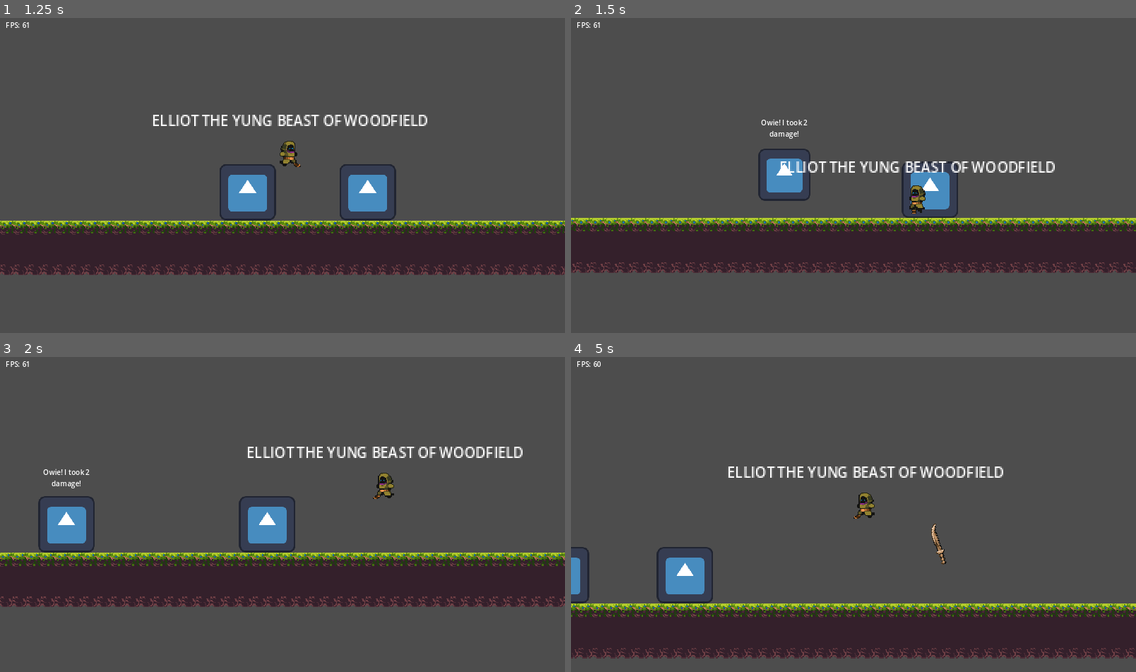
Above: before the commit, frames 1-4 (two rows, left to right).
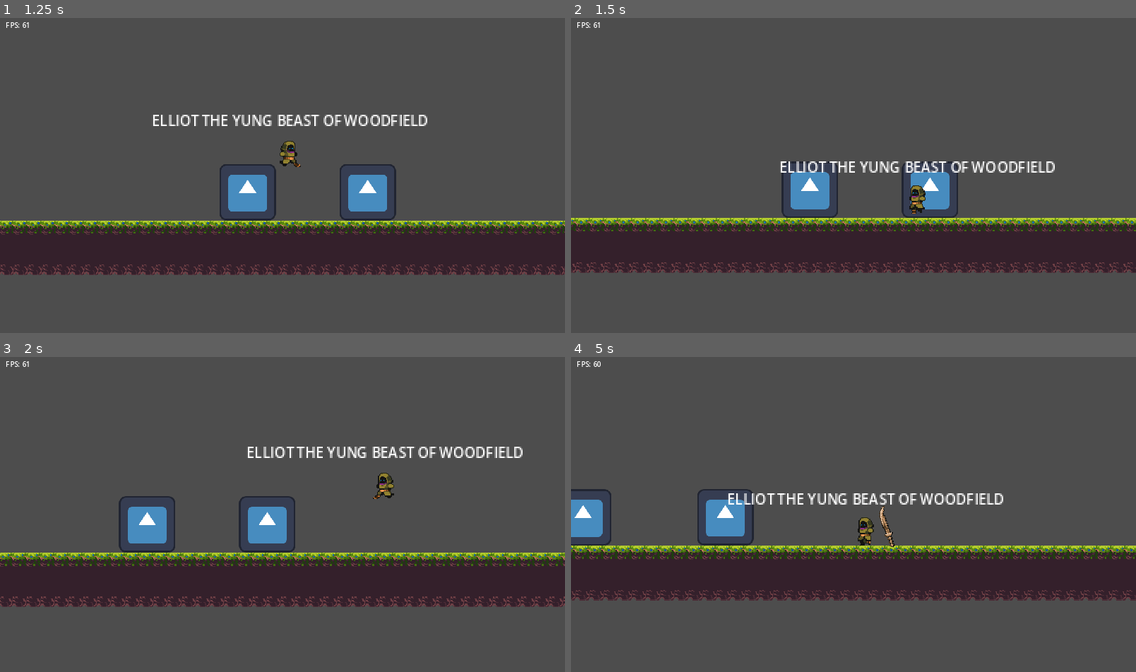
Above: after the commit, the same moments.

Repository: humding3r/BodyBlade
Game: Godot game, scene res://main.tscn
Same seed, same stepped clock (60 frames per second), same inputs: the game is played once before the commit and once after it. The engine's default icon, where the game draws it, is replaced by a stand-in: a white triangle on a blue panel in a dark square.
Inputs (mouse positions are in pixels of both pictures, inside the frame that each line leads up to):
- Up to frame 1 (1.25 s): tap Enter at 0.5 s; move the mouse to (406, 159) at 0.52 s; press the mouse at (406, 159) at 0.53 s; hold D (move_right) from 0.53 s (still down); tap Space (jump) at 0.77 s
- Up to frame 2 (1.5 s): keep holding D (move_right); move the mouse to (740, 191) at 1.27 s; release the mouse at (740, 191) at 1.28 s; click (740, 191) at 1.35 s
- Up to frame 3 (2 s): keep holding D (move_right); tap Space (jump) at 1.52 s
- Up to frame 4 (5 s): move the mouse to (910, 442) at 2.02 s; release D (move_right) at 2.03 s; press the mouse at (910, 442) at 2.03 s; hold A (move_left) 2.03-2.78 s; right-click (910, 442) at 2.1 s; move the mouse to (825, 577) at 2.77 s; release the mouse at (825, 577) at 2.78 s; hold D (move_right) 2.78-4.28 s; click (825, 577) at 2.85 s; tap Space (jump) at 3.02, 3.77, 4.52 s; move the mouse to (1023, 561) at 3.52 s; press the mouse at (1023, 561) at 3.53 s; move the mouse to (684, 464) at 4.27 s; release the mouse at (684, 464) at 4.28 s; hold A (move_left) from 4.28 s (still down); right-click (684, 464) at 4.35 s; click (684, 464) at 4.55 s

Frame 1 is identical in both runs. In frame 2, 1.6% of the frame differs, in the area x 33-48%, y 32-64%; in frame 3, 2.1%; in frame 4, 39%, in the area x 0-100%, y 34-96%.

Commit message:
Change knockback calculation for projectiles

Diff:
--- a/Mob/State/mob_state_hurt.gd
+++ b/Mob/State/mob_state_hurt.gd
@@ -29,5 +29,8 @@
 	#if attacker_area.global_position.x < object.global_position.x:
 		#return Vector2(250, -base_up_knockback)
 	print(Vector2.RIGHT.rotated(attacker.global_rotation))
+	if attacker_area.is_in_group("Projectile"):
+		return Vector2(0.0, -base_up_knockback) + (attacker.sword_body.linear_velocity / 10) \
+			* attacker_knockback + Vector2(RandomNumberGenerator.new().randf_range(-10.0, 10.0), RandomNumberGenerator.new().randf_range(-10.0, 10.0))
 	return Vector2(0.0, -base_up_knockback) + Vector2.RIGHT.rotated(attacker.global_rotation) \
-			* 100 * attacker_knockback
+			* 100 * attacker_knockback + Vector2(RandomNumberGenerator.new().randf_range(-10.0, 10.0), RandomNumberGenerator.new().randf_range(-10.0, 10.0))
--- a/Sword/thrown_sword.gd
+++ b/Sword/thrown_sword.gd
@@ -1,6 +1,6 @@
 extends Node2D
 
-@export var throw_speed = 750
+@export var throw_speed = 500
 @export var return_speed = 100
 @export var damage_value = 2
 @export var knockback_factor : int = 2
@@ -62,7 +62,7 @@
 			thrown_sprite.show()
 			sword_body.freeze = false
 			damage_value = 3
-			knockback_factor = 3
+			knockback_factor = 4
 			sword_body.apply_central_impulse((player.global_position - sword_body.global_position).normalized() * return_speed)
 	elif not Input.is_action_pressed("attack") and not player.sword_held:
 		damage_value = 2
@@ -70,9 +70,6 @@
 
 	if Input.is_action_just_pressed("swap") and not player.sword_held:
 		swap()
-
-func _process(delta):
-	rotation = sword_body.linear_velocity.angle()
 
 func _ready():
 	sword_body.hide()
@@ -114,7 +111,7 @@
 	elif get_global_mouse_position().x > player.global_position.x:
 		sword_animation.play("spin_cw")
 	collision_body.set_deferred("disabled", false)
-	sword_body.apply_central_impulse(speed + player.velocity.normalized())
+	sword_body.apply_central_impulse(speed + player.velocity)
 	sword_body.show()
 	thrown_sprite.show()
 	hitbox.set_deferred("disabled", false)
--- a/Sword/thrown_sword.tscn
+++ b/Sword/thrown_sword.tscn
@@ -100,6 +100,7 @@
 show_behind_parent = true
 top_level = true
 collision_layer = 4
+lock_rotation = true
 
 [node name="ThrownSprite" type="Sprite2D" parent="SwordBody"]
 texture = ExtResource("1_r3wdh")
@@ -114,7 +115,7 @@
 [node name="PickupHitbox" type="CollisionShape2D" parent="SwordBody/PickupZone"]
 shape = SubResource("CircleShape2D_oigd0")
 
-[node name="DamageZone" type="Area2D" parent="SwordBody" groups=["Sword"]]
+[node name="DamageZone" type="Area2D" parent="SwordBody" groups=["Projectile", "Sword"]]
 
 [node name="DamageHitbox" type="CollisionShape2D" parent="SwordBody/DamageZone"]
 shape = SubResource("CircleShape2D_oigd0")
